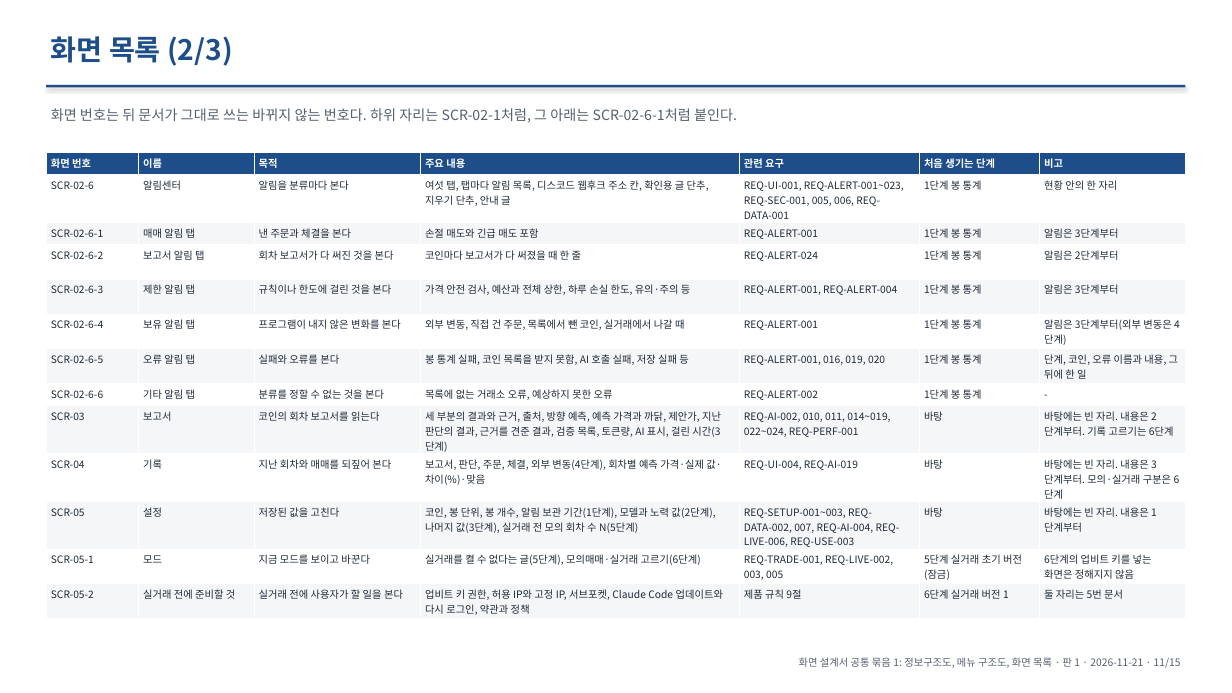
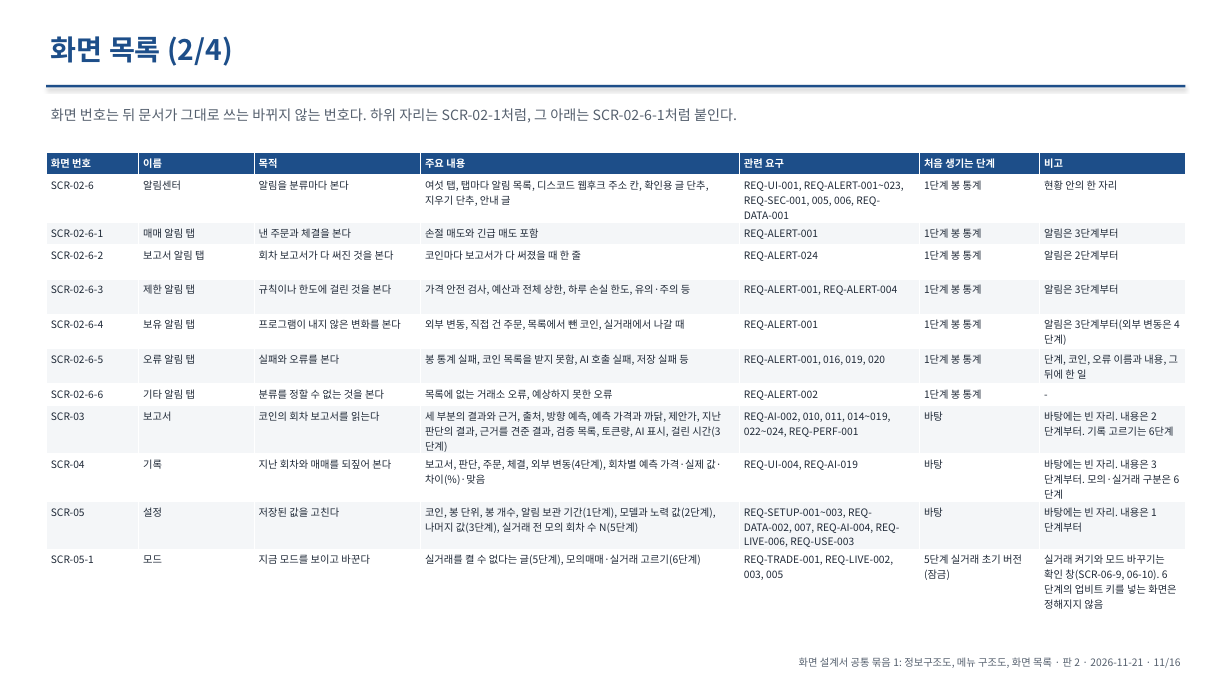
Before and after one commit to khy920723/coin-report-trader, a slide deck: slide 11 of docs/screen-design/00-common.pptx. Drawn at 1232x693 pixels with LibreOffice and Linux fonts; fonts in the diff are those of the drawing. Boxes give left, top, right and bottom in pixels: in the first picture for what was removed or moved away, otherwise in the second. Text is boxed around its words. In the diff, an @@ line names an element or a change of style, - is before the commit and + after.

```diff
--- a/docs/screen-design/00-common.pptx
+++ b/docs/screen-design/00-common.pptx
@@ text at box(51, 36, 232, 66): text changed @@
-화면 목록 (2/3)
+화면 목록 (2/4)
@@ table at box(46, 152, 1186, 613) @@
-row 12: SCR-05-1 | 모드 | 지금 모드를 보이고 바꾼다 | 실거래를 켤 수 없다는 글(5단계), 모의매매·실거래 고르기(6단계) | REQ-TRADE-001, REQ-LIVE-002, 003, 005 | 5단계 실거래 초기 버전(잠금) | 6단계의 업비트 키를 넣는 화면은 정해지지 않음
-row 13: SCR-05-2 | 실거래 전에 준비할 것 | 실거래 전에 사용자가 할 일을 본다 | 업비트 키 권한, 허용 IP와 고정 IP, 서브포켓, Claude Code 업데이트와 다시 로그인, 약관과 정책 | 제품 규칙 9절 | 6단계 실거래 버전 1 | 둘 자리는 5번 문서
+row 12: SCR-05-1 | 모드 | 지금 모드를 보이고 바꾼다 | 실거래를 켤 수 없다는 글(5단계), 모의매매·실거래 고르기(6단계) | REQ-TRADE-001, REQ-LIVE-002, 003, 005 | 5단계 실거래 초기 버전(잠금) | 실거래 켜기와 모드 바꾸기는 확인 창(SCR-06-9, 06-10). 6단계의 업비트 키를 넣는 화면은 정해지지 않음
@@ text at box(799, 657, 1181, 668): text changed @@
-화면 설계서 공통 묶음 1: 정보구조도, 메뉴 구조도, 화면 목록 · 판 1 · 2026-11-21 · 11/15
+화면 설계서 공통 묶음 1: 정보구조도, 메뉴 구조도, 화면 목록 · 판 2 · 2026-11-21 · 11/16
```
Also in this commit, not shown: 14 other slides changed, 1 slide added, 1 other file.
